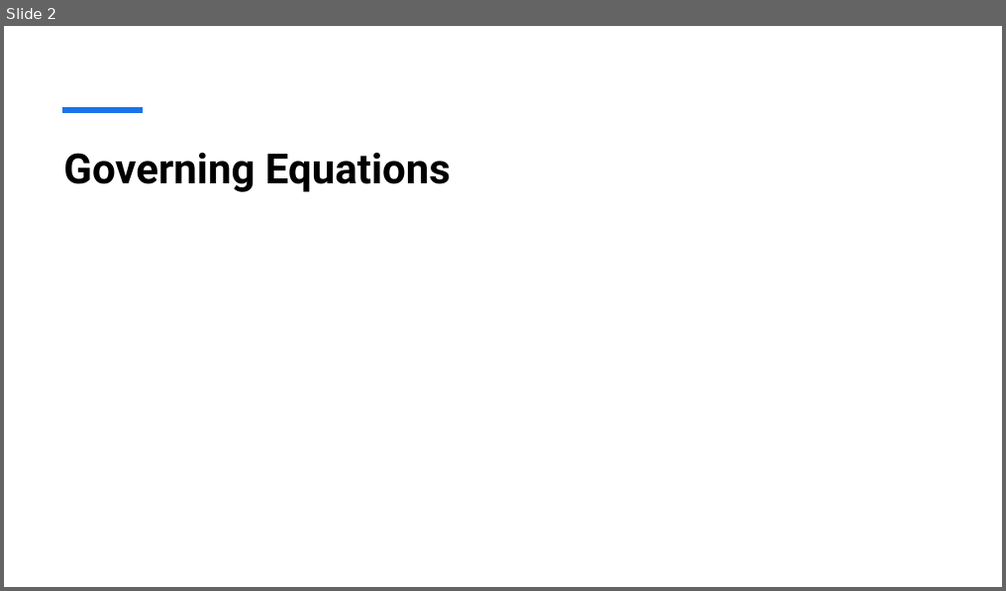
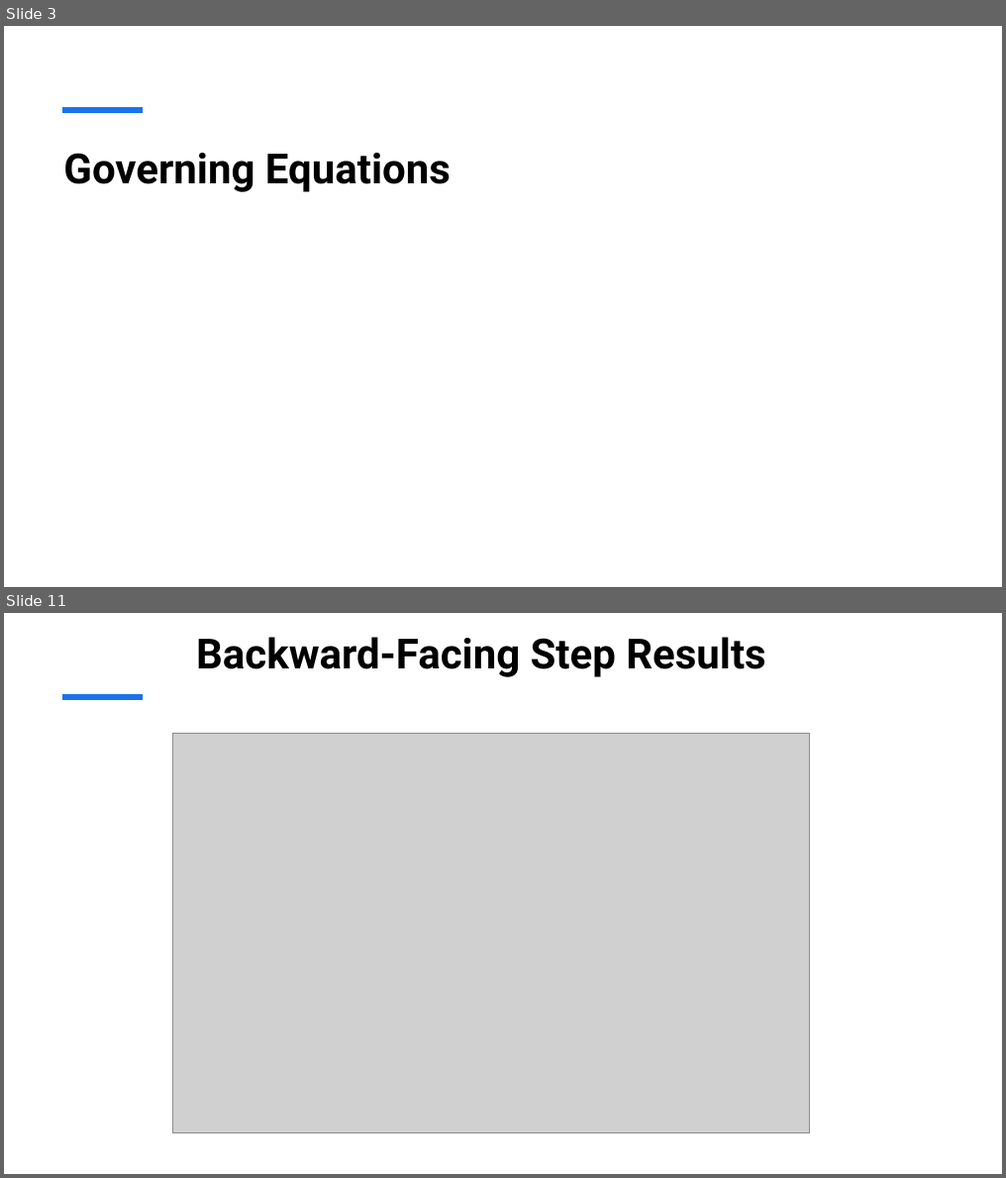
Before and after one commit to henrikhaug1/MEK4470, a slide deck: Presentation1.pptx. Shown one above the other, each under a label of ours: slide 2 before the commit, slides 3 and 11 after it; the slides between them are not shown. The pictures are 1006x591 and 1006x1178 pixels, drawn with LibreOffice and Linux fonts; fonts in the diff are those of the drawing; grey boxes stand for pictures. Boxes give left, top, right and bottom in pixels: in the first picture for what was removed or moved away, otherwise in the second. Text is boxed around its words. In the diff, an @@ line names an element or a change of style, - is before the commit and + after.

```diff
--- a/Presentation1.pptx
+++ b/Presentation1.pptx
@@ slide 11 added at box(4, 613, 1002, 1174), background #FFFFFF; not listed: 1 template element that a slide beside it also shows @@
@@ text added at box(196, 637, 765, 677), 40 pt, text #000000, bold @@
+Backward-Facing Step Results
@@ picture added at box(172, 734, 809, 1134) @@
@@ what was slide 2 is now slide 3 @@
```
Also in this commit, not shown: 7 slides changed, 6 other slides added, 5 slides removed, 18 other files.
